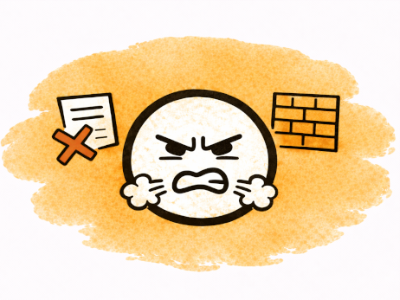
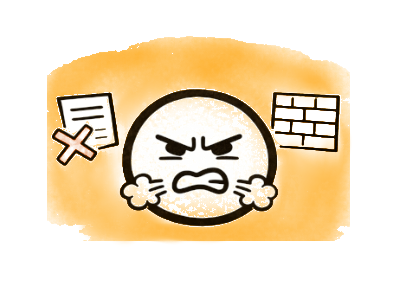
Layers edited between the first and the second w=400, h=300 image:
painted on "Sfondo" over (0, 0, 400, 300)
added layer "Livello #2" over (47, 36, 353, 248)
